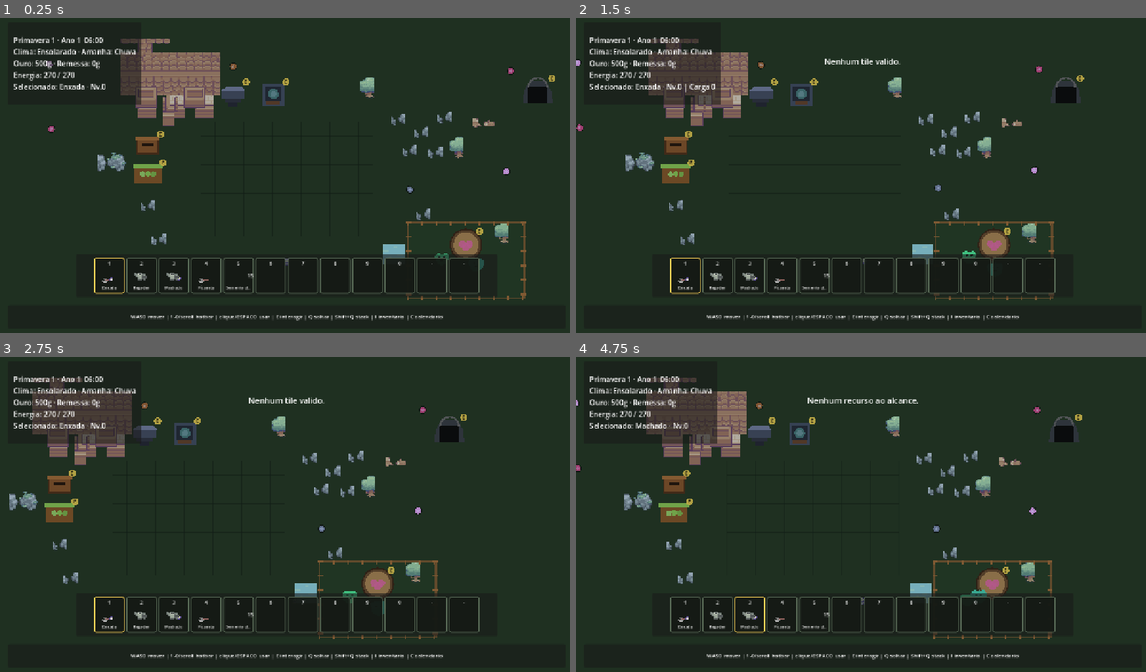
Above: before the commit, frames 1-4 (two rows, left to right).
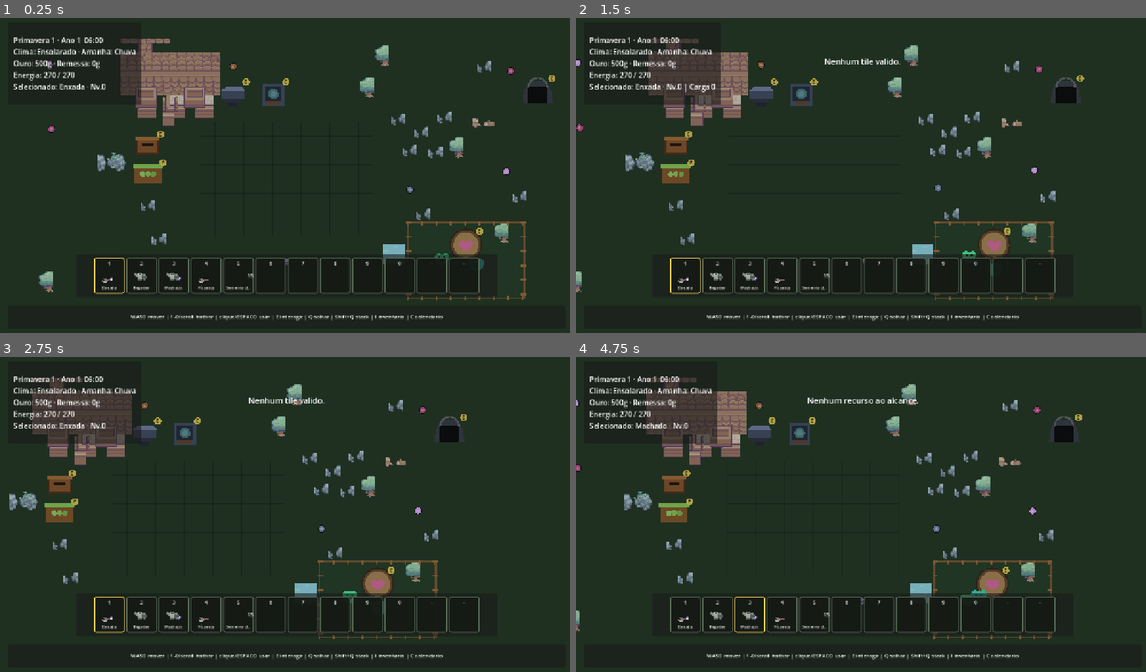
Above: after the commit, the same moments.

Repository: HelioConde/GameSlime
Game: Godot game, scene res://scenes/world/main.tscn
Same seed, same stepped clock (60 frames per second), same inputs: the game is played once before the commit and once after it.
Inputs (mouse positions are in pixels of both pictures, inside the frame that each line leads up to):
- Up to frame 1 (0.25 s): no input
- Up to frame 2 (1.5 s): tap Enter at 0.5 s; move the mouse to (986, 159) at 0.52 s; hold D 0.53-1.25 s; tap E at 0.6 s; click (986, 159) at 0.67 s; tap Space at 0.77 s; drag from (747, 191) to (832, 238) at 1.27 s
- Up to frame 3 (2.75 s): move the mouse to (342, 445) at 2.02 s; hold D from 2.03 s (still down); tap 1 at 2.1 s
- Up to frame 4 (4.75 s): release D at 2.75 s; drag from (832, 577) to (690, 467) at 2.77 s; move the mouse to (1037, 561) at 3.52 s; hold A 3.53-4.25 s; tap 3 at 3.6 s; tap Space at 3.77 s; drag from (690, 467) to (775, 432) at 4.27 s

The runs differ from the first frame. In frame 1, 0.3% of the frame differs, in the area x 6-93%, y 8-88%; in frame 2, 0.3%; in frame 3, 0.2%; in frame 4, 0.3%.

Commit message:
feat: add weekly randomized tree and rock regrowth

Diff:
--- a/scenes/world/main.tscn
+++ b/scenes/world/main.tscn
@@ -26,6 +26,7 @@
 [ext_resource type="PackedScene" path="res://scenes/world/silver_patch.tscn" id="24_silver_patch"]
 [ext_resource type="PackedScene" path="res://scenes/world/gold_patch.tscn" id="25_gold_patch"]
 [ext_resource type="Script" path="res://scripts/world/world_spawn_manager.gd" id="26_spawn"]
+[ext_resource type="Script" path="res://scripts/world/regrowing_resource_patch.gd" id="27_regrow"]
 
 
 [sub_resource type="RectangleShape2D" id="WorldHorizontalBoundary"]
@@ -66,6 +67,24 @@
 
 [node name="WorldSpawnManager" type="Node2D" parent="."]
 script = ExtResource("26_spawn")
+
+[node name="WeeklyTreePatch" type="Node2D" parent="."]
+script = ExtResource("27_regrow")
+resource_scene = ExtResource("7_tree")
+resource_name_prefix = "WildTree"
+local_spawn_positions = Array[Vector2]([Vector2(690, 145), Vector2(845, 105), Vector2(1175, 105), Vector2(1180, 650), Vector2(270, 670), Vector2(95, 610)])
+max_active_resources = 2
+respawn_interval_days = 7
+seed_salt = 11
+
+[node name="WeeklyRockPatch" type="Node2D" parent="."]
+script = ExtResource("27_regrow")
+resource_scene = ExtResource("8_rock")
+resource_name_prefix = "WildRock"
+local_spawn_positions = Array[Vector2]([Vector2(245, 585), Vector2(395, 665), Vector2(915, 665), Vector2(1160, 410), Vector2(1080, 120), Vector2(110, 365)])
+max_active_resources = 2
+respawn_interval_days = 7
+seed_salt = 29
 
 [node name="Farmhouse" parent="." instance=ExtResource("10_house")]
 position = Vector2(380, 185)
Not shown: 1 places in scenes/world/main.tscn that only renumber resources
